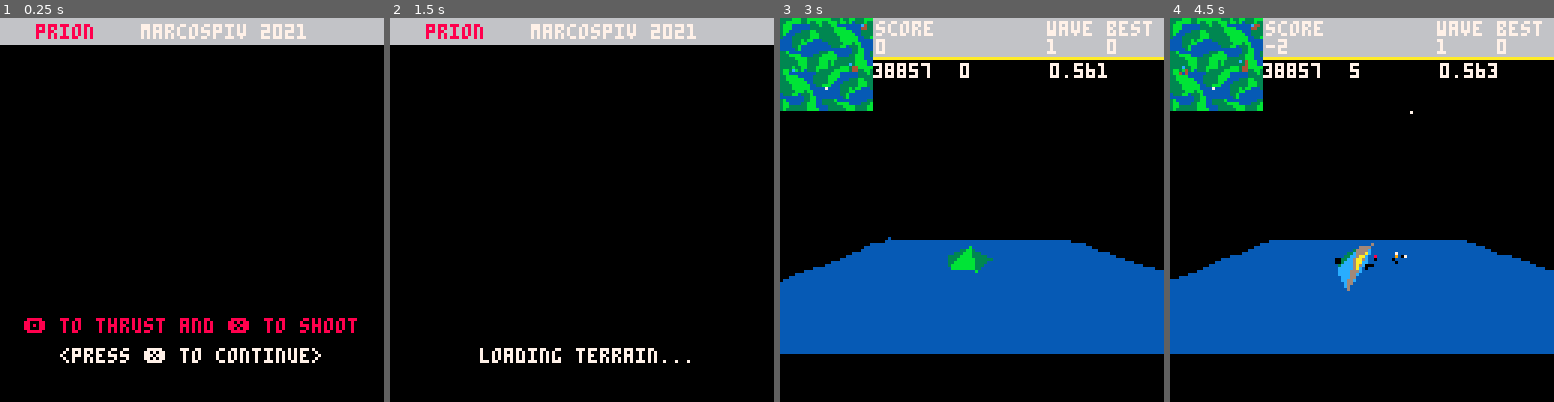
Above: before the commit, frames 1-4 (left to right).
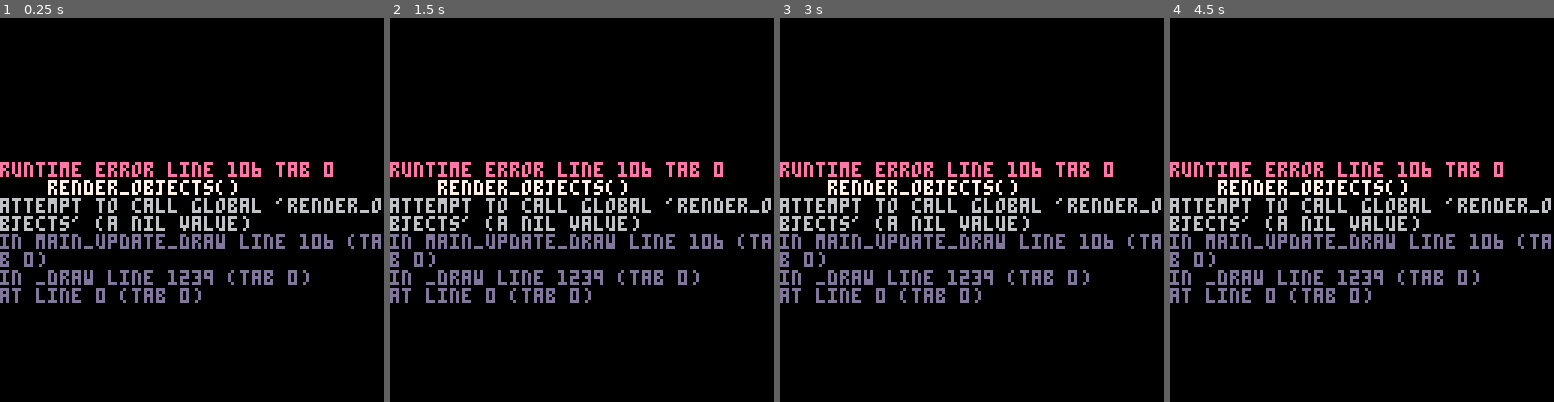
Above: after the commit, the same moments.

Repository: tpnk-dev/prion-pico8
Game: PICO-8 cartridge main.p8
The game is run twice, just before and just after one commit, with the same random seed, the same clock (stepped at 60 frames per second) and the same inputs.
Inputs:
- Up to frame 1 (0.25 s): no input
- Up to frame 2 (1.5 s): tap X (X key) at 0.33, 1.07 s; tap O (Z key) at 0.7 s
- Up to frame 3 (3 s): hold Right 1.6-2.1 s; tap O (Z key) every 0.4 s from 1.7 to 2.9 s; tap X (X key) at 1.85, 2.97 s; hold Up 2.15-2.42 s; hold Right from 2.47 s (still down)
- Up to frame 4 (4.5 s): release Right at 3.03 s; hold Left 3.08-3.58 s; tap O (Z key) at 3.3, 3.7, 4.1 s; hold Down 3.63-3.97 s; hold Right from 4.02 s (still down); tap X (X key) at 4.08 s

The runs differ from the first frame. In frame 1, 18% of the frame differs, in the area x 0-100%, y 0-90%; in frame 2, 16%; in frame 3, 48%; in frame 4, 48%, in the area x 0-100%, y 0-88%.
Error after the commit: runtime error line 106 tab 0; render_objects(); attempt to call global 'render_objects' (a nil value)

Commit message:
Render objects by row
- draw base on map
- add radars mechanic
- disposable objects array

Diff:
--- a/zarchy_engine.lua
+++ b/zarchy_engine.lua
@@ -17,7 +17,7 @@
 -- MINIMAP SETTINGS
 minimap_memory_start = 16*8 -(ceil(NUMSECTS/8)*8)
 -- TILE SETTING
-TILE_SIZE=15
+TILE_SIZE=20
 -- PROJECTION SETTINGS
 K_SCREEN_SCALE,K_X_CENTER,K_Y_CENTER,Z_CLIP,Z_MAX=80,63,63,-3,-300
 -- CAMERA SETTINGS
@@ -26,7 +26,7 @@
 -- PLAYER GLOBAL PARAMS
 player, mov_tiles_x,mov_tiles_z,sub_mov_x,sub_mov_z,t_height_player,t_height_player_smooth=nil,0,0,0,0,0,0
 -- RENDER STUFF
-depth_buffer, game_objects3d={},{}
+depth_buffer, game_objects3d, disposables, disposables_index, disposables_size={},{},{},0,50
 -- cam_matrix_transform
 sx,sy,sz,cx,cy,cz=sin(cam_ax),sin(cam_ay),sin(cam_az),cos(cam_ax),cos(cam_ay),cos(cam_az)
 cam_mat00,cam_mat10,cam_mat20,cam_mat01,cam_mat11,cam_mat21,cam_mat02,cam_mat12,cam_mat22=cz*cy,-sz,cz*sy,cx*sz*cy+sx*sy,cx*cz,cx*sz*sy-sx*cy,sx*sz*cy-cx*sy,sx*cz,sx*sz*sy+cx*cy
@@ -66,11 +66,18 @@
     return (1-perc)*tar + perc*pos;
 end
 
+function sub_vec(vec1,vec2)
+    return vec1.x-vec2.x, vec1.y-vec2.y, vec1.z-vec2.z
+end
+
+function length_vec(vec)
+    return sqrt(vec.x^2 + vec.y^2 + vec.z^2)
+end
 
 function get_height_smooth(object)
     sub_mov_x,sub_mov_z =(object.x/TILE_SIZE)%1, (object.z/TILE_SIZE)%1
 
-    local p1_x,p1_z=(object.x\TILE_SIZE)*TILE_SIZE,(object.z\TILE_SIZE)*TILE_SIZE
+    local p1_x,p1_z=((object.x\TILE_SIZE)*TILE_SIZE)%terrain_size,((object.z\TILE_SIZE)*TILE_SIZE)%terrain_size
     local p1_y=get_height_pos(p1_x,p1_z)
 
     local p2_x,p2_z=(p1_x+TILE_SIZE)%terrain_size,p1_z
@@ -89,6 +96,8 @@
 end
 
 function get_type_id(idx,idz)
+    --cls()
+   -- print((terrainmesh[idx][idz]&0x0f00)>>8,0,0,8)
     return (terrainmesh[idx][idz]&0x0f00)>>8
 end
 
@@ -249,6 +258,14 @@
         x_count = 0
         y_count += 1
     end
+
+
+    --draw base
+    for j=0,1 do
+        for i=0, 1 do
+           sset(minimap_memory_start+i+13,minimap_memory_start+j+14,7)
+        end
+    end
 end
 function render_minimap()
     sspr(minimap_memory_start, minimap_memory_start, NUMSECTS, NUMSECTS, 0, 0,NUMSECTS+1,NUMSECTS+1)
@@ -257,7 +274,16 @@
     for i=1, #enemies do
         local enemy = enemies[i]
         enemy_tiles_x,enemy_tiles_z=get_tileid(enemy.x),get_tileid(enemy.z)
-        pset(((enemy_tiles_x)\(sector_numfaces)),NUMSECTS+((-enemy_tiles_z)\sector_numfaces), 12)
+        pset(((enemy_tiles_x)\(sector_numfaces)),NUMSECTS+((-enemy_tiles_z)\sector_numfaces), enemy.return_blip_color())
+    end
+
+    for j=24,(TERRAIN_NUMVERTS-1)-24,48 do
+        for i=24,(TERRAIN_NUMVERTS-1)-24,48 do
+           if(get_type_id(i,j) == 11) then
+                rectfill(((i-24)/48) * 6, abs(((j-24)/48) * 6 - NUMSECTS), ((i-24)/48) * 6 + 5 + 1, abs(((j-24)/48) * 6 + 5 - NUMSECTS + 1), 0)
+               --rectfill(((i-20)/40)*6, abs(((j-20)/40)*6-NUMSECTS), (((i-20)/40)*6)+6, abs(((j-20)/40)*6-NUMSECTS)+6, 0)
+           end
+        end
     end
 end
 
@@ -286,13 +312,13 @@
             if(v%mesh_numverts!=0 and v%mesh_numverts<mesh_numverts-1 and v\mesh_numverts!=0)then
                 local type_object3d=get_type_id(vert_x_id,vert_z_id)
                 srand(vert_x_id)
-                if(type_object3d > 0) create_object3d(get_type_id(vert_x_id, vert_z_id), vert_world_x, vert_world_y, vert_world_z,nil,nil,nil,nil,nil,nil,nil,nil,true,true)
+                if(type_object3d > 0) add(envir, create_object3d(get_type_id(vert_x_id, vert_z_id), vert_world_x, vert_world_y, vert_world_z,nil,nil,nil,nil,ENV_FUNC[type_object3d],nil,nil,nil,true,true))
             end
 
             --[[ DEBUG PRINT VERTEX DATA
-                --if(v%mesh_numverts == 0)then
-                --print(tostr(vert_z_id), trans_proj_vert[4]-13, trans_proj_vert[5]-2, 11)
-                --end
+                if(v%mesh_numverts == 0)then
+                    print(tostr(vert_z_id), trans_proj_vert[4]-13, trans_proj_vert[5]-2, 11)
+                end
 
                 if(v\mesh_numverts == 0)then
                     print(tostr(vert_x_id), trans_proj_vert[4], trans_proj_vert[5]+6, 11)
@@ -346,15 +372,33 @@
                     rect( p1[4],p1[5],p1[4],p1[5], 8 )
                     print(v, p1[4],p1[5]-3, 8)
                 --]]
-            end
-        end
+            else
+                if(v%mesh_numverts == 0) then
+                    local a = abs((v-13)\mesh_numverts - 13)
+                    if(a<12) then
+                        for z=#depth_buffer[a],1,-1 do
+                            depth_buffer[a][z]:draw()
+                        end
+                    end
+                end
+            end
+        end
+    else
+        render_all_objects()
     end
 
     --[[ DEBUG PRINT OBJECTS TO DRAW
         print('draw '..#game_objects3d,0,30,8)
     --]]
 
-    render_objects()
+    clear_depth_buffer()
+    order_objects()
+
+    --for i=#depth_buffer, 0, -1 do
+    --    for z=1,#depth_buffer[i] do
+    --        depth_buffer[i][z]:draw()
+    --    end
+    --end
 
     --x[[ PRINT
         --print("웃", trans_proj_verts[82][4]-3, trans_proj_verts[82][5]-5, 8)
@@ -362,24 +406,33 @@
     --]]
 end
 
-function render_objects()
+function render_all_objects()
+    for i=#depth_buffer,0,-1 do
+        for z=#depth_buffer[i],1,-1 do
+            depth_buffer[i][z]:draw()
+        end
+    end
+end
+
+function order_objects()
     --print(#game_objects3d,40,30, 6)
     for i=#game_objects3d,1,-1 do
         local game_object = game_objects3d[i]
         game_object:transform()
         if(is_inside_cam_cone_z(game_object.d_z) and is_inside_cam_cone_x(game_object.d_x) and is_inside_cam_cone_y(game_object.y)) game_object.is_visible=true add(depth_buffer[abs(game_object.d_z-mesh_downmost_z*TILE_SIZE)\TILE_SIZE], game_object)  --add(to_draw, game_objects3d[i])
     end
-
-    for i=#depth_buffer, 0, -1 do
-        for z=1,#depth_buffer[i] do
-            depth_buffer[i][z]:draw()
-        end
-    end
-
     --print(#to_draw,40,20, 6)
     --if (#game_objects3d>0) ce_heap_sort(game_objects3d) for i=#to_draw, 1, -1 do to_draw[i]:draw() end
 
-    clear_depth_buffer()
+    --clear_depth_buffer()
+end
+
+function is_in_table(tbl, num)
+  local exist=false
+  for n in all(tbl) do
+    if(n==num) exist=true
+  end
+  return exist
 end
 
 function update_view()
@@ -426,14 +479,18 @@
     sprite3d.t_x,sprite3d.t_y,sprite3d.t_z=mat_rotate_cam_point(t_x, t_y, t_z)
 end
 
-function transform_object3d(object3d)
+function transform_object3d(object3d, vert_list)
     object3d.d_x, object3d.d_z = get_draw_x_z(object3d.x, object3d.z)
 
     for i=1, #object3d.verts do
         local t_vertex=object3d.t_verts[i]
         local vertex=object3d.verts[i]
 
-        t_vertex[1],t_vertex[2],t_vertex[3]=mat_rotate_point(vertex[1],vertex[2],vertex[3], object3d.ax,object3d.ay,object3d.az)
+        if(is_in_table(object3d.lock_verts, i)) then
+            t_vertex[1],t_vertex[2],t_vertex[3]=mat_rotate_point(vertex[1],vertex[2],vertex[3], 0,0,0)
+        else
+            t_vertex[1],t_vertex[2],t_vertex[3]=mat_rotate_point(vertex[1],vertex[2],vertex[3], object3d.ax,object3d.ay,object3d.az)
+        end
 
         t_vertex[1]+=object3d.d_x-cam_x
         t_vertex[2]+=object3d.y-cam_y
@@ -451,6 +508,7 @@
         if object.life_span != nil then
             object.life_span -= time() - lasttime
             if(object.life_span < 0) then
+                --if(object.disposable) sprite_count-=1
                 deleted=true
             end
         end
@@ -487,7 +545,7 @@
 end
 
 -- @CREATE OBJECTS3D
-function create_sprite3d(x,y,z,vx,vy,vz,draw_func,update_func,start_func,life_span,no_shadow)
+function create_sprite3d(x,y,z,vx,vy,vz,draw_func,update_func,start_func,life_span,no_shadow,disposable)
     local sprite3d = {
         x = x,
         y = y,
@@ -505,14 +563,25 @@
         t_z = 0,
         d_x = 0,
         d_z = 0,
-        shadow = nil
+        shadow = nil,
+        disposable = disposable or false
     }
+
+    if(disposable) then
+        if(disposables[disposables_index] != nil) disposables[disposables_index].remove=true
+
+        disposables[disposables_index] = sprite3d
+        disposables_index=(disposables_index+1)%disposables_size
+    end
+
     local no_shadow = no_shadow or false
 
     trunc_terrain(sprite3d)
 
     sprite3d:start_func()
     add(game_objects3d, sprite3d)
+
+    --n#um_sprites += 1
 
     --create shadow particle
     if(not no_shadow)then
@@ -527,8 +596,10 @@
 
     return sprite3d
 end
+
 function create_object3d(obj_id,x,y,z,ay,ax,az,update_func,start_func,vx,vy,vz,no_shadow,is_terrain)
     local object3d = {
+        obj_id=obj_id,
         x = x,
         y = y,
         z = z,
@@ -547,28 +618,12 @@
         t_verts={},
         draw=draw_object3d,
         transform=transform_object3d,
-        shadow = nil
+        shadow = nil,
+        no_shadow = no_shadow or false
     }
 
     is_terrain = is_terrain or false
-    local no_shadow = no_shadow or false
-
-    if(is_terrain) then
-        add(depth_buffer[abs(object3d.z-mesh_downmost_z*TILE_SIZE)\TILE_SIZE], object3d)
-    else
-        add(game_objects3d, object3d)
-
-        object3d:start_func()
-
-        if(not no_shadow) then
-            --shadow is the next obj in obj_data
-            object3d.shadow = create_object3d(
-                                obj_id + 1, 0,0,-0.1,0,0,0,
-                                function(shadow) shadow.x = object3d.x shadow.z = object3d.z shadow.y=get_height_smooth(object3d) shadow.ay = object3d.ay end,
-                                nil,nil,nil,nil,true,false)
-
-        end
-    end
+    --local no_shadow = no_shadow or false
 
     for i=1,#object3d.verts do
         object3d.t_verts[i]={}
@@ -577,6 +632,27 @@
         end
     end
 
+    if(is_terrain) then
+        add(depth_buffer[abs(object3d.z-mesh_downmost_z*TILE_SIZE)\TILE_SIZE], object3d)
+    else
+        if(not object3d.no_shadow) then
+            --shadow is the next obj in obj_data
+            object3d.shadow = create_object3d(
+                                obj_id + 1, 0,0,0,0,0,0,
+                                function(shadow)
+                                    shadow.x = object3d.x
+                                    shadow.z = object3d.z
+                                    shadow.y=get_height_smooth(object3d)
+                                    shadow.ay = object3d.ay
+                                end,
+                                nil,nil,nil,nil,true,false)
+
+        end
+        add(game_objects3d, object3d)
+    end
+
+    object3d:start_func()
+
     object3d:transform()
 
     return object3d
